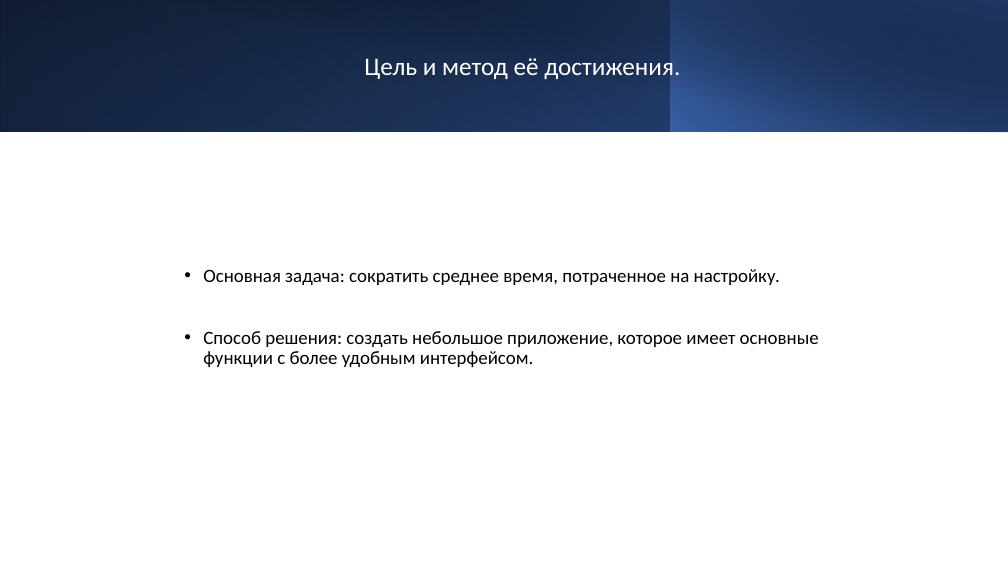
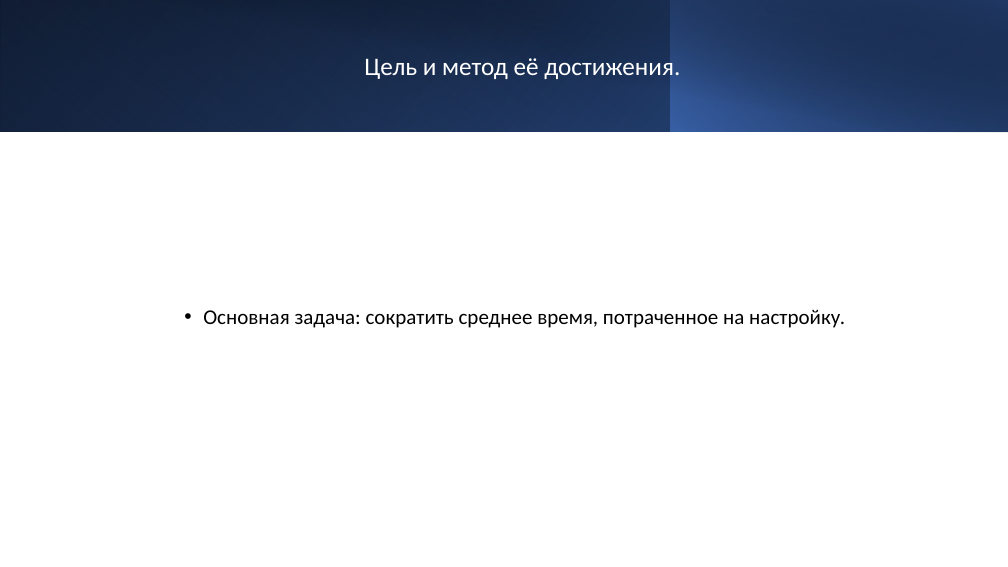
Before and after one commit to mosheadd/WinAPI_PRoject, a slide deck: slide 4 of Презентация.pptx. Drawn at 1008x567 pixels with LibreOffice and Linux fonts; fonts in the diff are those of the drawing. Boxes give left, top, right and bottom in pixels: in the first picture for what was removed or moved away, otherwise in the second. Text is boxed around its words. In the diff, an @@ line names an element or a change of style, - is before the commit and + after.

```diff
--- a/Презентация.pptx
+++ b/Презентация.pptx
@@ text "Основная задача: сократить среднее время, ..." at [203, 309, 845, 328]: size 18 to 20 pt @@
@@ text at [203, 331, 819, 367]: paragraph removed @@
-• Способ решения: создать небольшое приложение, которое имеет основные функции с более удобным интерфейсом.
```
